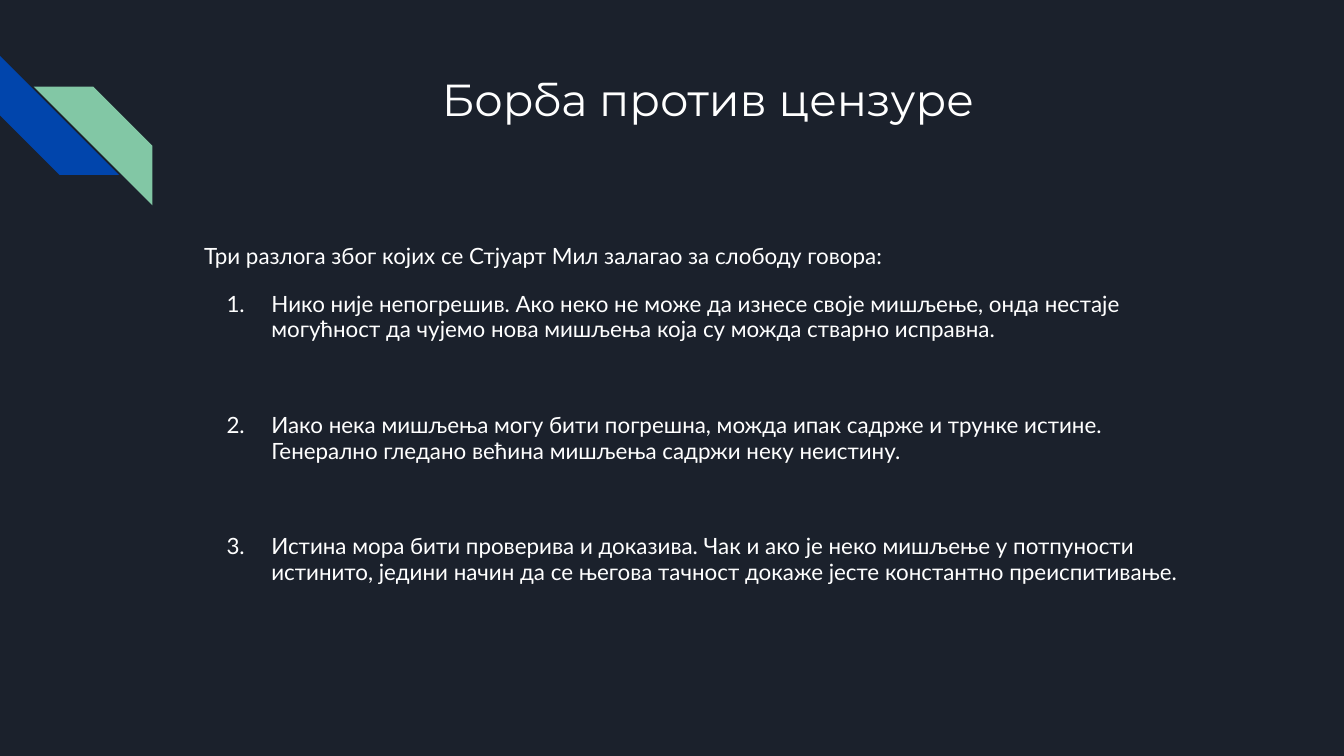
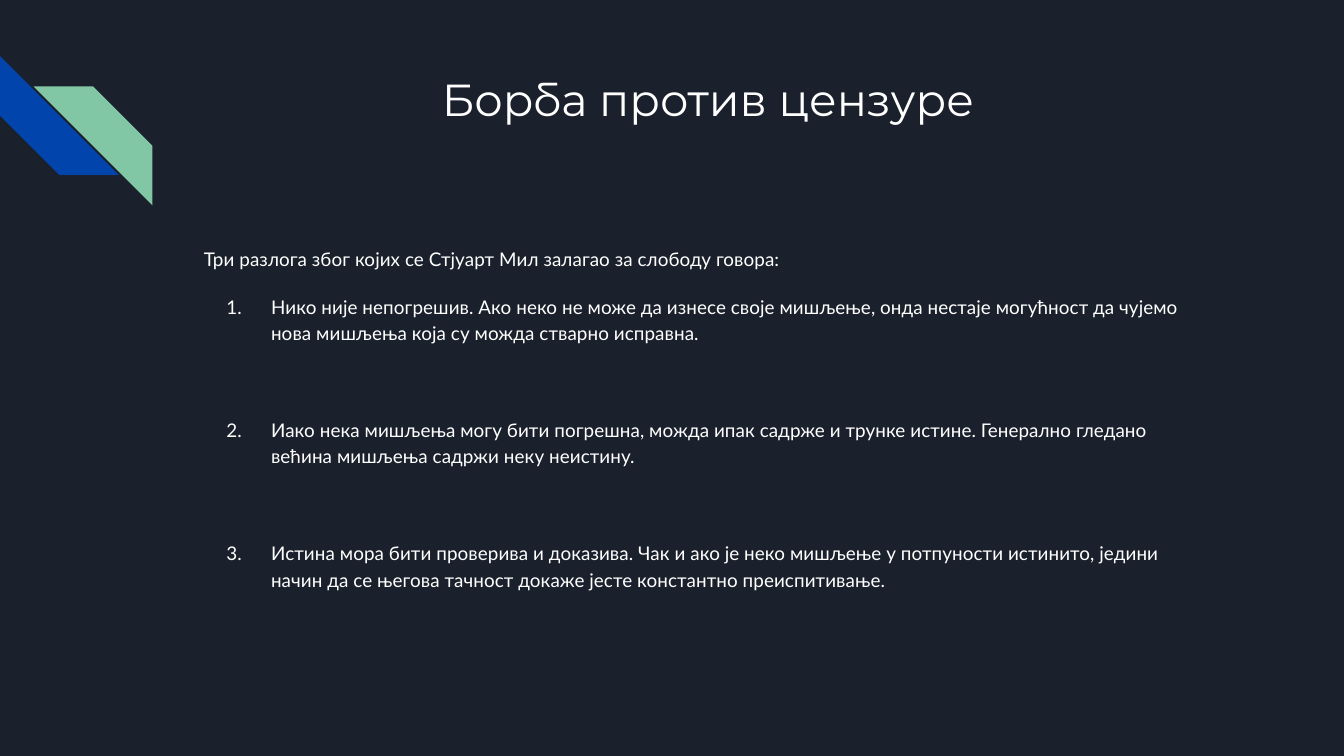
Before and after one commit to vukvuk21/RID, a slide deck: slide 5 of rid_2022_seminarski/mi18099_Andrijana_Aleksic/predavanje_1/slobodagovora.pptx (slide 4 before the commit). Drawn at 1344x756 pixels with LibreOffice and Linux fonts; fonts in the diff are those of the drawing. Boxes give left, top, right and bottom in pixels: in the first picture for what was removed or moved away, otherwise in the second. Text is boxed around its words. In the diff, an @@ line names an element or a change of style, - is before the commit and + after.

```diff
--- a/rid_2022_seminarski/mi18099_Andrijana_Aleksic/predavanje_1/slobodagovora.pptx
+++ b/rid_2022_seminarski/mi18099_Andrijana_Aleksic/predavanje_1/slobodagovora.pptx
@@ text "Три разлога због којих се ..." at <box>204,252,1177,591</box>: size 12 to 10.1 pt; line spacing 0.95 to 1.15 @@
```
Also in this commit, not shown: 10 other slides changed, 1 slide added, 4 other files.
